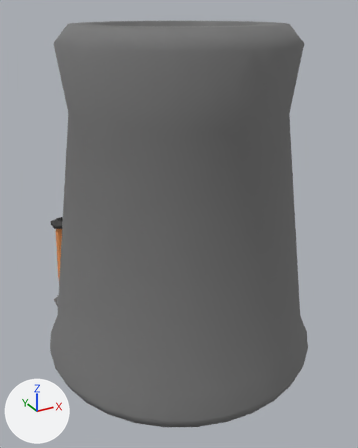
Renders of the FBX model EP_CoolingTower_001.fbx from each side of a commit.
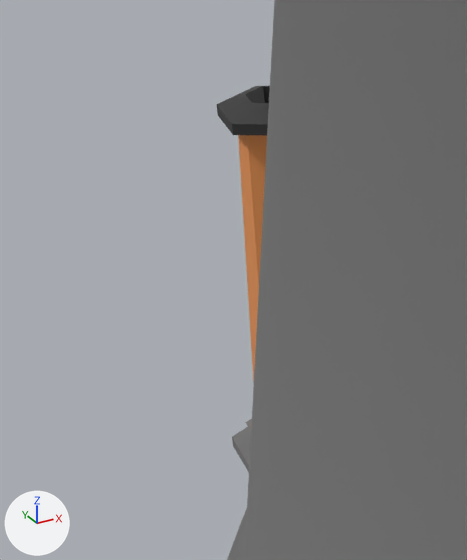
Each version appears first whole from a camera (50 mm lens) standing at (-114.0, -208.0, 173.0) and looking at (-1.0, -1.0, 70.0), and next in a close-up on the part from 0% to 30% of the width and 44% to 73% of the height. Lighting does not change. The marker at lower left points along +X, +Y and +Z. Where no turn or scale is listed for an object, it has been applied to the vertices.

The older version as bpy lines, for what is in view:
```python
me_cylinder_001 = bpy.data.meshes.new('Cylinder.001')
me_cylinder_001.from_pydata(...)  # 352 vertices, 322 faces; spans x -72.0..72.0, y -72.0..72.0, z -1.0..166.0
# faces by material slot: [321, 1]
me_cylinder_001.materials.append(mat_chimney_base)  # grey #787878
me_cylinder_001.materials.append(mat_chimney_green_goo)  # white #e7e7e7
me_cylinder_004 = bpy.data.meshes.new('Cylinder.004')
me_cylinder_004.from_pydata(...)  # 60 vertices, 56 faces; spans x -9.6..9.6, y -11.1..11.1, z -29.2..28.7
# faces by material slot: [7, 24, 25]
me_cylinder_004.materials.append(mat_chimney_brick)  # orange #e79556
me_cylinder_004.materials.append(mat_chimney_grey)  # black #343434
me_cylinder_004.materials.append(mat_chimney_base)  # grey #787878
ob_cooling_tower = bpy.data.objects.new('Cooling-Tower', me_cylinder_001)
ob_cooling_tower.location = (0.0, 0.0, 0.0)
ob_cylinder = bpy.data.objects.new('Cylinder', me_cylinder_004)
ob_cylinder.location = (-42.6, 67.9, 26.6)
```
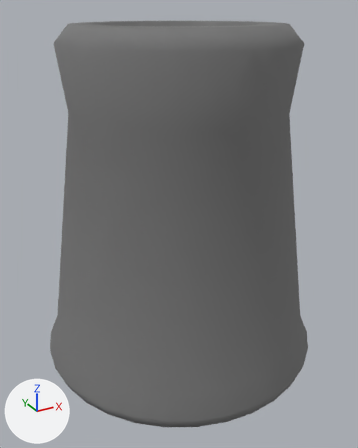
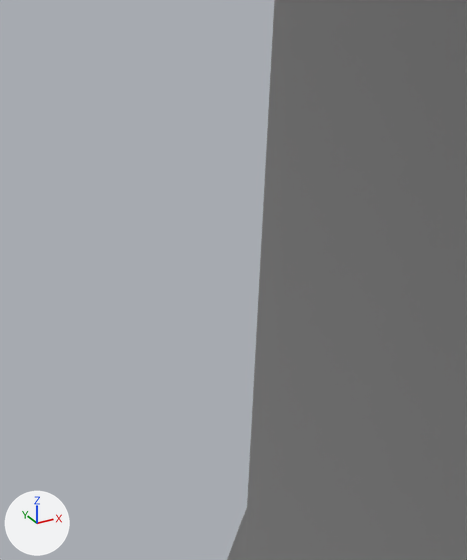
The change, as a list of edits to the scene's bpy script:
```text
Remove ob_cylinder:
    ob_cylinder = bpy.data.objects.new('Cylinder', me_cylinder_004)
    ob_cylinder.location = (-42.6, 67.9, 26.6)
```

Boxes [x1, y1, x2, y2] around the edits, measured in the close-ups (467 x 560 px):
'Cylinder', deleted
    before: [217, 86, 270, 472]
    faces in mat_chimney_brick (orange #e79556): [238, 135, 267, 382]
    faces in mat_chimney_grey (black #343434): [217, 86, 270, 135]
    faces in mat_chimney_base (grey #787878): [232, 419, 252, 472]
